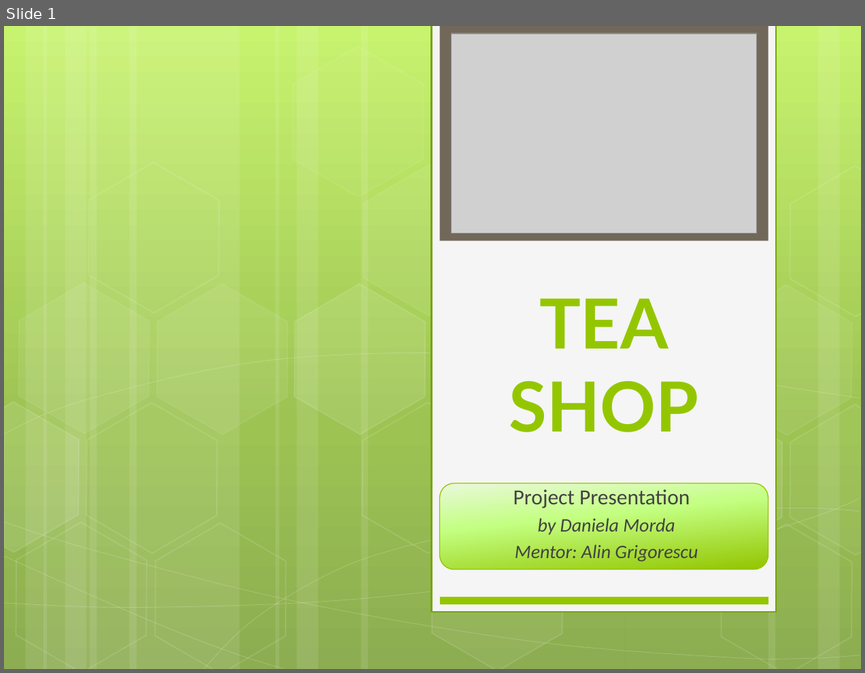
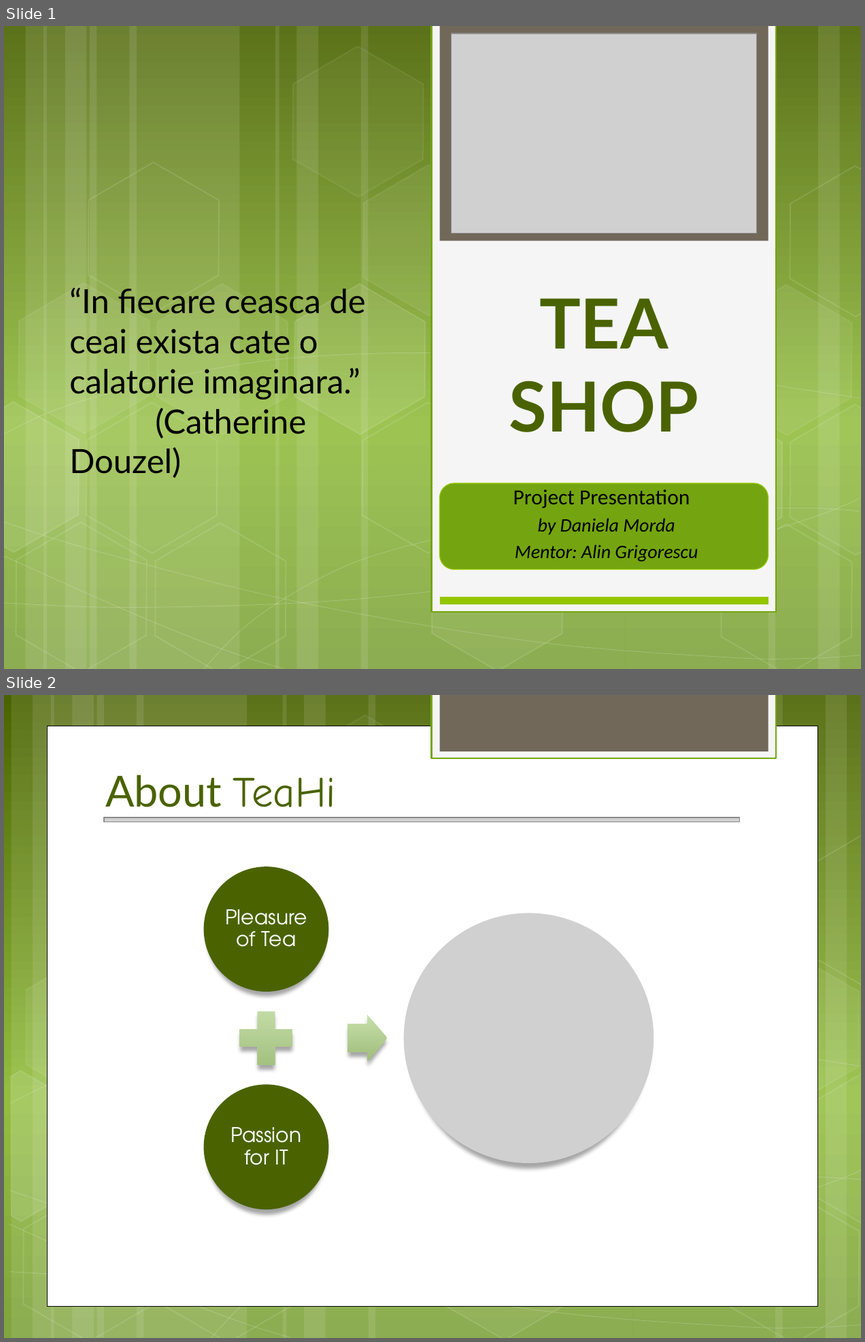
Before and after one commit to Daniela-MI/Final-Project, a slide deck: TeaHi.pptx. Shown one above the other, each under a label of ours: slide 1 before the commit, slides 1 and 2 after it. The pictures are 865x673 and 865x1342 pixels, drawn with LibreOffice and Linux fonts; fonts in the diff are those of the drawing; grey boxes stand for pictures. Boxes give left, top, right and bottom in pixels: in the first picture for what was removed or moved away, otherwise in the second. Text is boxed around its words. In the diff, an @@ line names an element or a change of style, - is before the commit and + after.

```diff
--- a/TeaHi.pptx
+++ b/TeaHi.pptx
@@ slide 2 added at [4,695,861,1338], background gradient #4A6300 to #93BF3F to #81A53E @@
@@ rectangle added at [432,695,776,758], fill #F5F5F5, outline #74A510 1.25 pt @@
@@ rectangle added at [439,695,768,751], fill #71685A @@
@@ rectangle added at [47,726,818,1305], fill #FFFFFF, outline #000000 0.5 pt @@
@@ title added at [105,775,336,821], 36 pt, text #4A6300 @@
+About TeaHi
@@ group added at [4,695,861,1338]: 12 rectangles, 8 freeform shapes, 8 hexagons @@
@@ picture added at [104,817,740,821] @@
@@ group added at [204,866,653,1209]: 2 ellipses, 2 texts, 1 plus sign, 1 right arrow, 1 picture @@
+Pleasure of Tea
+Passion for IT
@@ slide 1 changed as well @@
@@ background gradient #C3F35F to #93BF3F to #81A53E to gradient #4A6300 to #93BF3F to #81A53E @@
@@ text added at [69,287,366,438], 28 pt, text #000000 @@
+“In fiecare ceasca de ceai exista cate o calatorie imaginara.”
+(Catherine Douzel)
@@ title "TEA SHOP" at [509,298,699,432]: text colour #94C600 to #4A6300 @@
@@ rounded rectangle at [439,483,768,569]: fill gradient #EAF9DA to #C4FF82 to #94C600 to #74A510 @@
@@ subtitle "Project Presentation" at [513,489,698,561]: text colour #424242 to #000000 @@
```
Also in this commit, not shown: 1 other slide changed, 10 other slides added, 1 slide removed, 24 other files.
